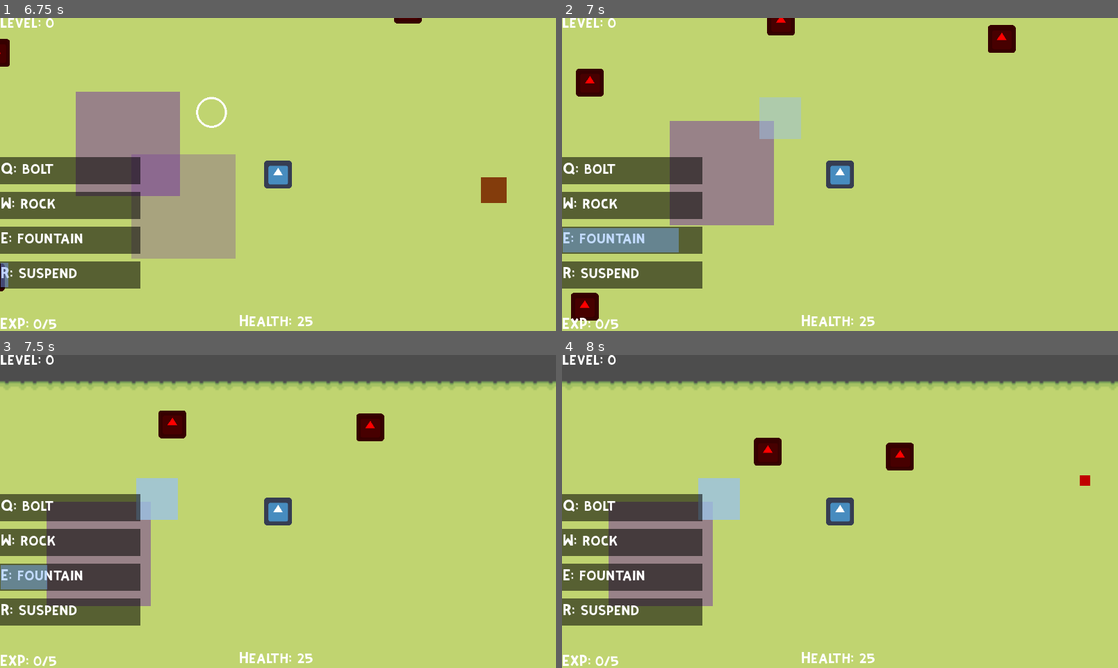
Above: before the commit, frames 1-4 (two rows, left to right).
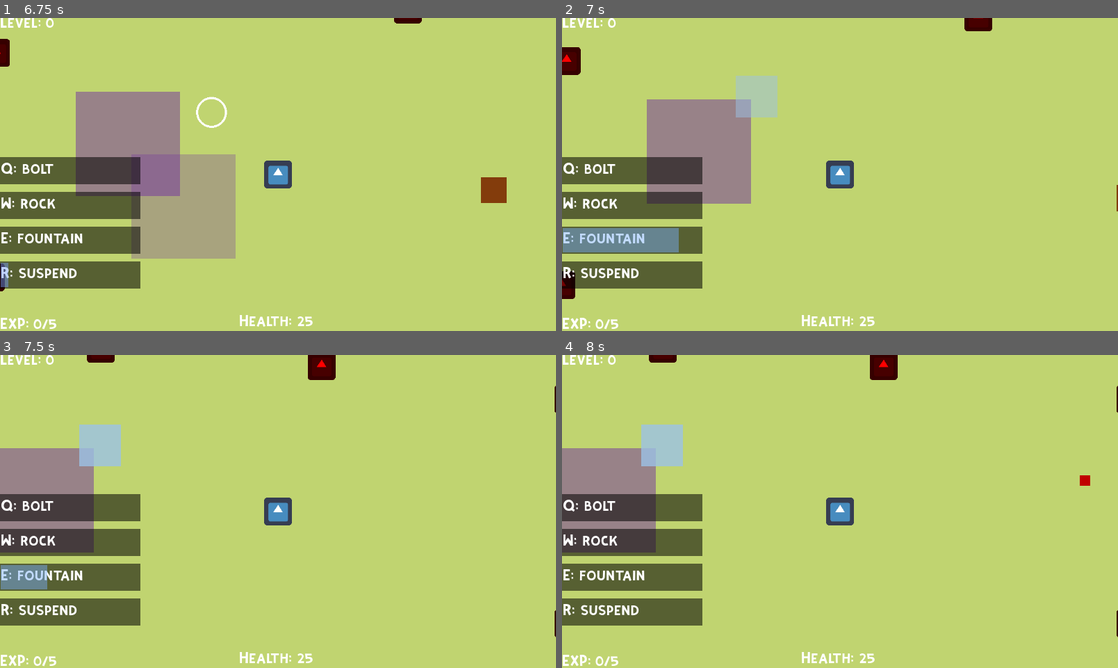
Above: after the commit, the same moments.

Repository: sakata24/Magus-Exo
Game: Godot game, scene res://HUDs/Home.tscn
The game is run twice, just before and just after one commit, with the same random seed, the same clock (stepped at 60 frames per second) and the same inputs. The engine's default icon, where the game draws it, is replaced by a stand-in: a white triangle on a blue panel in a dark square.
Inputs (mouse positions are in pixels of both pictures, inside the frame that each line leads up to):
- Up to frame 1 (6.75 s): click "Play" at 0.5 s; tap Enter at 1.25 s; move the mouse to (400, 158) at 1.27 s; hold E (E) 1.28-2.03 s; tap Q (Q) at 1.55, 2.1, 4.55, 5.1 s; move the mouse to (166, 190) at 2.02 s; tap R (R) at 2.3, 5.3 s; move the mouse to (333, 105) at 2.77 s; hold R (R) 2.78-3.53 s; tap W (W) at 3.05, 3.6, 6.05 s; move the mouse to (250, 237) at 3.52 s; tap E (E) at 3.8 s; move the mouse to (444, 221) at 4.27 s; hold E (E) 4.28-5.03 s; move the mouse to (111, 127) at 5.02 s; move the mouse to (305, 174) at 5.77 s; hold R (R) 5.78-6.53 s; move the mouse to (194, 96) at 6.52 s; right-click (194, 96) at 6.6 s
- Up to frame 2 (7 s): tap E (E) at 6.8 s
- Up to frame 3 (7.5 s): move the mouse to (400, 495) at 7.27 s; hold Space (Space) from 7.28 s (still down)
- Up to frame 4 (8 s): keep holding Space (Space); tap Q (Q) at 7.55 s

Frame 1 is identical in both runs. In frame 2, 8.3% of the frame differs, in the area x 0-100%, y 0-97%; in frame 3, 21%; in frame 4, 21%, in the area x 0-100%, y 0-91%.

Commit message:
sunder mechanic + stop on cast

Diff:
--- a/Abilities/Bullet.gd
+++ b/Abilities/Bullet.gd
@@ -30,7 +30,7 @@
 		$ColorRect.color = Color("#9bc2e6")
 	elif element == "wither":
 		$ColorRect.color = Color("#7030a0")
-
+	add_to_group("skills")
 	$LifetimeTimer.wait_time = lifetime
 	# start timer
 	$TimeoutTimer.wait_time = timeout
@@ -42,8 +42,7 @@
 func _physics_process(delta):
 	var collision = move_and_collide(get_velocity().normalized() * delta * speed)
 	if collision and collision.get_collider().get_name() != "Player":
-		if collision.get_collider().get_name() == "BulletBody" or collision.get_collider().get_name() == "SpellBody":
-			print("reaction with " + collision.get_collider().element + " + " + self.element)
+		if collision.get_collider().is_in_group("skills"):
 			UniversalSkills.perform_reaction(self, collision.get_collider())
 		if collision.get_collider().is_in_group("monsters"):
 			collision.get_collider()._hit(dmg)
--- /dev/null
+++ b/Abilities/Reactions/Shatter.gd
@@ -0,0 +1,19 @@
+extends Area2D
+
+var parent
+var dmg = 0
+
+# Called when the node enters the scene tree for the first time.
+func _ready():
+	pass
+
+# Called every frame. 'delta' is the elapsed time since the previous frame.
+func _process(delta):
+	self.scale = self.scale + Vector2(0.01, 0.01) * parent.scale
+
+func _on_timer_timeout():
+	parent.queue_free()
+
+func _on_body_entered(body):
+	if body.is_in_group("monsters"):
+		body._hit(dmg)
--- /dev/null
+++ b/Abilities/Reactions/Shatter.tscn
@@ -0,0 +1,23 @@
+[gd_scene load_steps=2 format=3 uid="uid://bpw4fwdf5q47y"]
+
+[ext_resource type="Script" path="res://Abilities/Reactions/Shatter.gd" id="1_6aelp"]
+
+[node name="Shatter" type="Area2D"]
+scale = Vector2(1e-05, 1e-05)
+script = ExtResource("1_6aelp")
+
+[node name="CollisionPolygon2D" type="CollisionPolygon2D" parent="."]
+polygon = PackedVector2Array(-7, -49, 7, -49, 18, -46, 26, -42, 32, -38, 38, -32, 43, -24, 47, -15, 49, -6, 49, 6, 47, 16, 44, 23, 38, 32, 32, 38, 23, 44, 12, 48, 0, 49, -11, 48, -25, 43, -38, 32, -46, 17, -49, 0, -47, -15, -43, -24, -35, -34, -27, -41, -15, -47, -9, -48, -9, -45, -17, -42, -24, -39, -32, -33, -39, -25, -43, -16, -46, -6, -46, 6, -44, 15, -39, 25, -33, 32, -20, 42, -11, 45, 0, 46, 11, 45, 22, 41, 31, 34, 39, 25, 44, 15, 46, 0, 45, -11, 42, -20, 39, -25, 35, -30, 28, -37, 22, -41, 15, -44, 11, -45, 0, -46, -6, -46)
+
+[node name="Polygon2D" type="Polygon2D" parent="."]
+color = Color(1, 0, 1, 1)
+polygon = PackedVector2Array(-7, -49, 7, -49, 18, -46, 26, -42, 32, -38, 38, -32, 43, -24, 47, -15, 49, -6, 49, 6, 47, 16, 44, 23, 38, 32, 32, 38, 23, 44, 12, 48, 0, 49, -11, 48, -25, 43, -38, 32, -46, 17, -49, 0, -47, -15, -43, -24, -35, -34, -27, -41, -15, -47, -7, -49, -9, -45, -17, -42, -24, -39, -32, -33, -39, -25, -43, -16, -46, -6, -46, 6, -44, 15, -39, 25, -33, 32, -20, 42, -11, 45, 0, 46, 11, 45, 22, 41, 31, 34, 39, 25, 44, 15, 46, 0, 45, -11, 42, -20, 39, -25, 35, -30, 28, -37, 22, -41, 15, -44, 11, -45, 0, -46, -9, -45)
+
+[node name="Sprite2D" type="Sprite2D" parent="."]
+
+[node name="Timer" type="Timer" parent="."]
+wait_time = 0.2
+autostart = true
+
+[connection signal="body_entered" from="." to="." method="_on_body_entered"]
+[connection signal="timeout" from="Timer" to="." method="_on_timer_timeout"]
--- a/Abilities/Spell.gd
+++ b/Abilities/Spell.gd
@@ -34,6 +34,7 @@
 		$ColorRect.color = Color("#9bc2e6")
 	elif element == "wither":
 		$ColorRect.color = Color("#7030a0")
+	add_to_group("skills")
 	self.position = pos
 	$LifetimeTimer.wait_time = lifetime
 	# start timer
@@ -47,7 +48,7 @@
 
 func _on_SpellBody_body_entered(body):
 	if body.name != "Player":
-		if body.name == "BulletBody":
+		if body.is_in_group("skills"):
 			print("reaction with " + body.element + " + " + self.element)
 		if body.is_in_group("monsters"):
 			body._hit(dmg)
--- a/Characters/Player.gd
+++ b/Characters/Player.gd
@@ -74,29 +74,25 @@
 		dashing = true
 		move_target = get_global_mouse_position()
 
-	if event.is_action_pressed('Q'):
-		if skillReady[0]:
-			cast_ability(equippedSkills[0])
-			skillReady[0] = false
-			skillTimer[0] = 0
+	if event.is_action_pressed('Q') and skillReady[0]:
+		cast_ability(equippedSkills[0])
+		skillReady[0] = false
+		skillTimer[0] = 0
 
-	if event.is_action_pressed('W'):
-		if skillReady[1]:
-			cast_ability(equippedSkills[1])
-			skillReady[1] = false
-			skillTimer[1] = 0
+	if event.is_action_pressed('W') and skillReady[1]:
+		cast_ability(equippedSkills[1])
+		skillReady[1] = false
+		skillTimer[1] = 0
 
-	if event.is_action_pressed('E'):
-		if skillReady[2]:
-			cast_ability(equippedSkills[2])
-			skillReady[2] = false
-			skillTimer[2] = 0
+	if event.is_action_pressed('E') and skillReady[2]:
+		cast_ability(equippedSkills[2])
+		skillReady[2] = false
+		skillTimer[2] = 0
 
-	if event.is_action_pressed('R'):
-		if skillReady[3]:
-			cast_ability(equippedSkills[3])
-			skillReady[3] = false
-			skillTimer[3] = 0
+	if event.is_action_pressed('R') and skillReady[3]:
+		cast_ability(equippedSkills[3])
+		skillReady[3] = false
+		skillTimer[3] = 0
 
 
 func _process(delta):
@@ -161,7 +157,8 @@
 func cast_ability(skill):
 	# obtain reference to the ability dict
 	var ability = UniversalSkills._get_ability(skill)
-
+	speed = 0
+	moving = false
 	if ability["type"] == "bullet":
 		# load the projectile
 		var projectile = projectileLoad.instantiate()
--- a/Characters/Player.tscn
+++ b/Characters/Player.tscn
@@ -20,6 +20,8 @@
 wait_time = 5.0
 one_shot = true
 
+[node name="CastTimer" type="Timer" parent="."]
+
 [node name="ProjectilePivot" type="Node2D" parent="."]
 rotation = -6.28319
 
--- a/HUDs/HUD.tscn
+++ b/HUDs/HUD.tscn
@@ -4,6 +4,9 @@
 [ext_resource type="FontFile" uid="uid://o7m3yeirq5vk" path="res://Resources/fonts/KiriFont.ttf" id="2"]
 
 [sub_resource type="FontFile" id="1"]
+subpixel_positioning = 0
+msdf_pixel_range = 14
+msdf_size = 128
 fallbacks = Array[Font]([ExtResource("2")])
 cache/0/16/0/ascent = 0.0
 cache/0/16/0/descent = 0.0
@@ -13,6 +16,9 @@
 cache/0/16/0/kerning_overrides/16/0 = Vector2(0, 0)
 
 [sub_resource type="FontFile" id="2"]
+subpixel_positioning = 0
+msdf_pixel_range = 14
+msdf_size = 128
 fallbacks = Array[Font]([ExtResource("2")])
 cache/0/16/0/ascent = 0.0
 cache/0/16/0/descent = 0.0
@@ -22,6 +28,9 @@
 cache/0/16/0/kerning_overrides/16/0 = Vector2(0, 0)
 
 [sub_resource type="FontFile" id="4"]
+subpixel_positioning = 0
+msdf_pixel_range = 14
+msdf_size = 128
 fallbacks = Array[Font]([ExtResource("2")])
 cache/0/16/0/ascent = 0.0
 cache/0/16/0/descent = 0.0
@@ -31,6 +40,9 @@
 cache/0/16/0/kerning_overrides/16/0 = Vector2(0, 0)
 
 [sub_resource type="FontFile" id="3"]
+subpixel_positioning = 0
+msdf_pixel_range = 14
+msdf_size = 128
 fallbacks = Array[Font]([ExtResource("2")])
 cache/0/16/0/ascent = 0.0
 cache/0/16/0/descent = 0.0
--- a/HUDs/Menu.tscn
+++ b/HUDs/Menu.tscn
@@ -4,6 +4,9 @@
 [ext_resource type="FontFile" uid="uid://o7m3yeirq5vk" path="res://Resources/fonts/KiriFont.ttf" id="2"]
 
 [sub_resource type="FontFile" id="1"]
+subpixel_positioning = 0
+msdf_pixel_range = 14
+msdf_size = 128
 fallbacks = Array[Font]([ExtResource("2")])
 cache/0/16/0/ascent = 0.0
 cache/0/16/0/descent = 0.0
@@ -13,6 +16,9 @@
 cache/0/16/0/kerning_overrides/16/0 = Vector2(0, 0)
 
 [sub_resource type="FontFile" id="3"]
+subpixel_positioning = 0
+msdf_pixel_range = 14
+msdf_size = 128
 fallbacks = Array[Font]([ExtResource("2")])
 cache/0/16/0/ascent = 0.0
 cache/0/16/0/descent = 0.0
--- a/UniversalSkills.gd
+++ b/UniversalSkills.gd
@@ -1,5 +1,6 @@
 extends Node
 
+var shatterScene = preload("res://Abilities/Reactions/Shatter.tscn")
 var skillDict = {}
 
 func _ready():
@@ -81,7 +82,18 @@
 			print("simple despawn")
 	ability.queue_free()
 
-func perform_reaction(ability1, ability2):
-	match ability1.element and ability2.element:
-		_:
-			pass
+func perform_reaction(collider, collided):
+	print("reaction with " + collider.element + " + " + collided.element)
+	# pause timers if reaction so it may complete
+	collided.get_node("TimeoutTimer").stop()
+	collided.get_node("LifetimeTimer").stop()
+	match collider.element + collided.element:
+		"sunder" + "construct":
+			# SHATTER: Disable initial ability and create an explosion
+			var shatter = shatterScene.instantiate()
+			shatter.parent = collided
+			shatter.dmg = collider.dmg * 1.7
+			collided.add_child(shatter)
+			collided.get_node("CollisionShape2D").disabled = true
+			collided.get_node("ColorRect").visible = false
+			collided.speed = collided.speed * 0.2
Binary file added: Resources/abilities/hollow_circle.png
Not shown, added: Resources/abilities/hollow_circle.png.import
